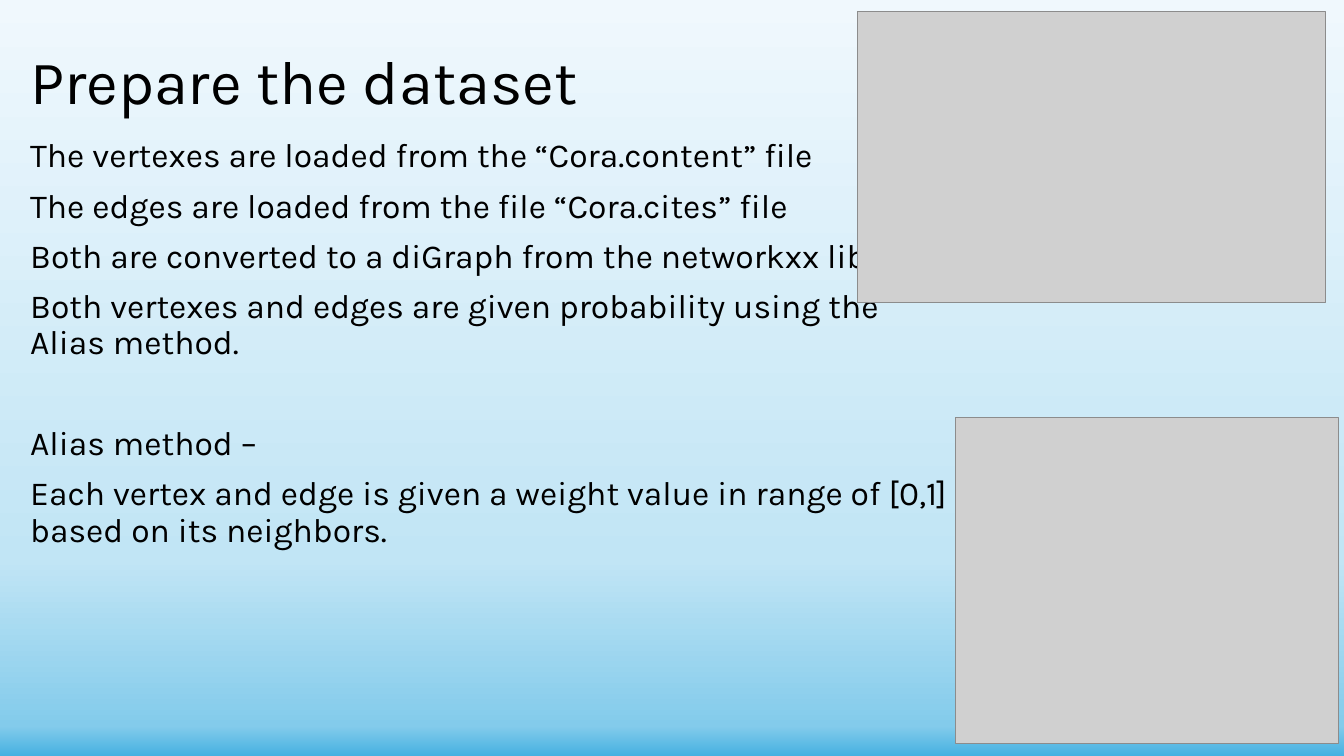
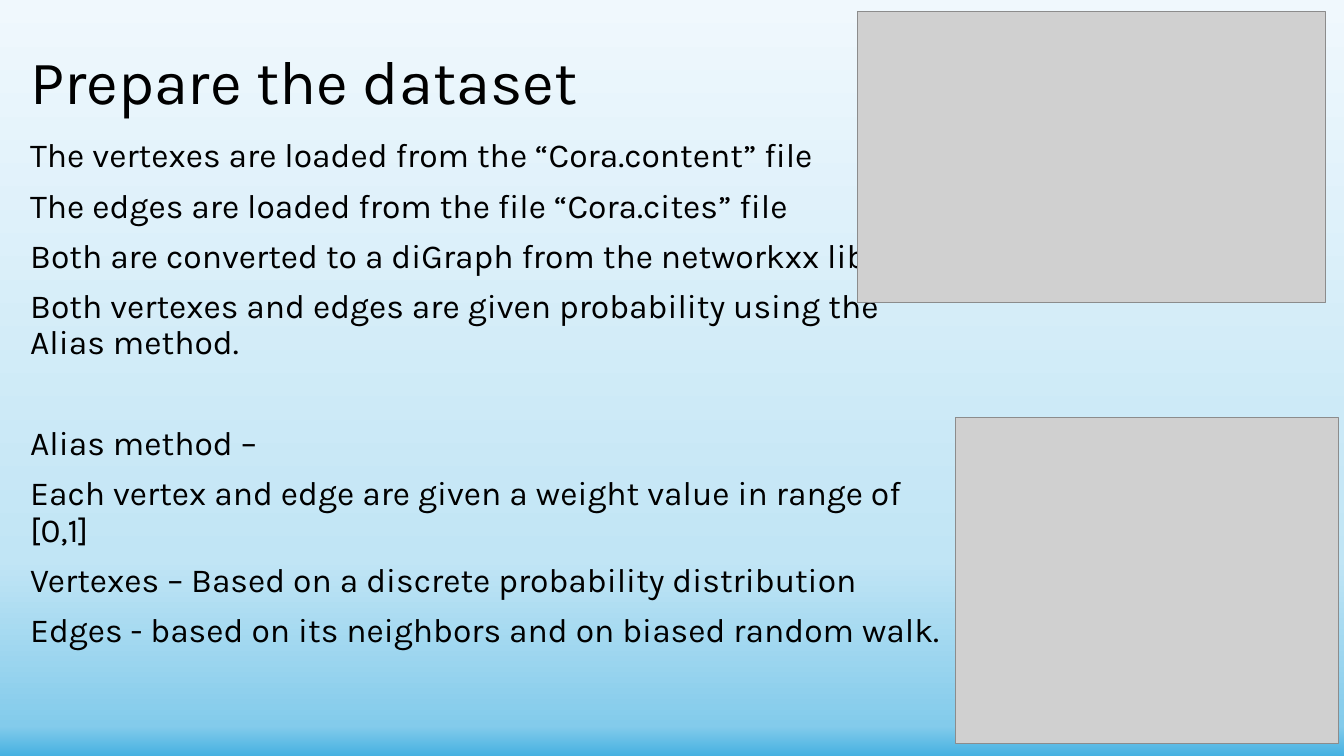
Before and after one commit to shachar700/Graph-Embedding, a slide deck: slide 10 of doc/Graph-Embedding Presentation - Copy.pptx. Drawn at 1344x756 pixels with LibreOffice and Linux fonts; fonts in the diff are those of the drawing; grey boxes stand for pictures. Boxes give left, top, right and bottom in pixels: in the first picture for what was removed or moved away, otherwise in the second. Text is boxed around its words. In the diff, an @@ line names an element or a change of style, - is before the commit and + after.

Commit message:
pptx wip

```diff
--- a/doc/Graph-Embedding Presentation - Copy.pptx
+++ b/doc/Graph-Embedding Presentation - Copy.pptx
@@ text at bbox=[30, 482, 939, 651]: text changed @@
-Each vertex and edge is given a weight value in range of [0,1] based on its neighbors.
+Each vertex and edge are given a weight value in range of [0,1]
+Vertexes – Based on a discrete probability distribution
+Edges - based on its neighbors and on biased random walk.
```
Also in this commit, not shown: 4 other slides changed, 1 other file.
